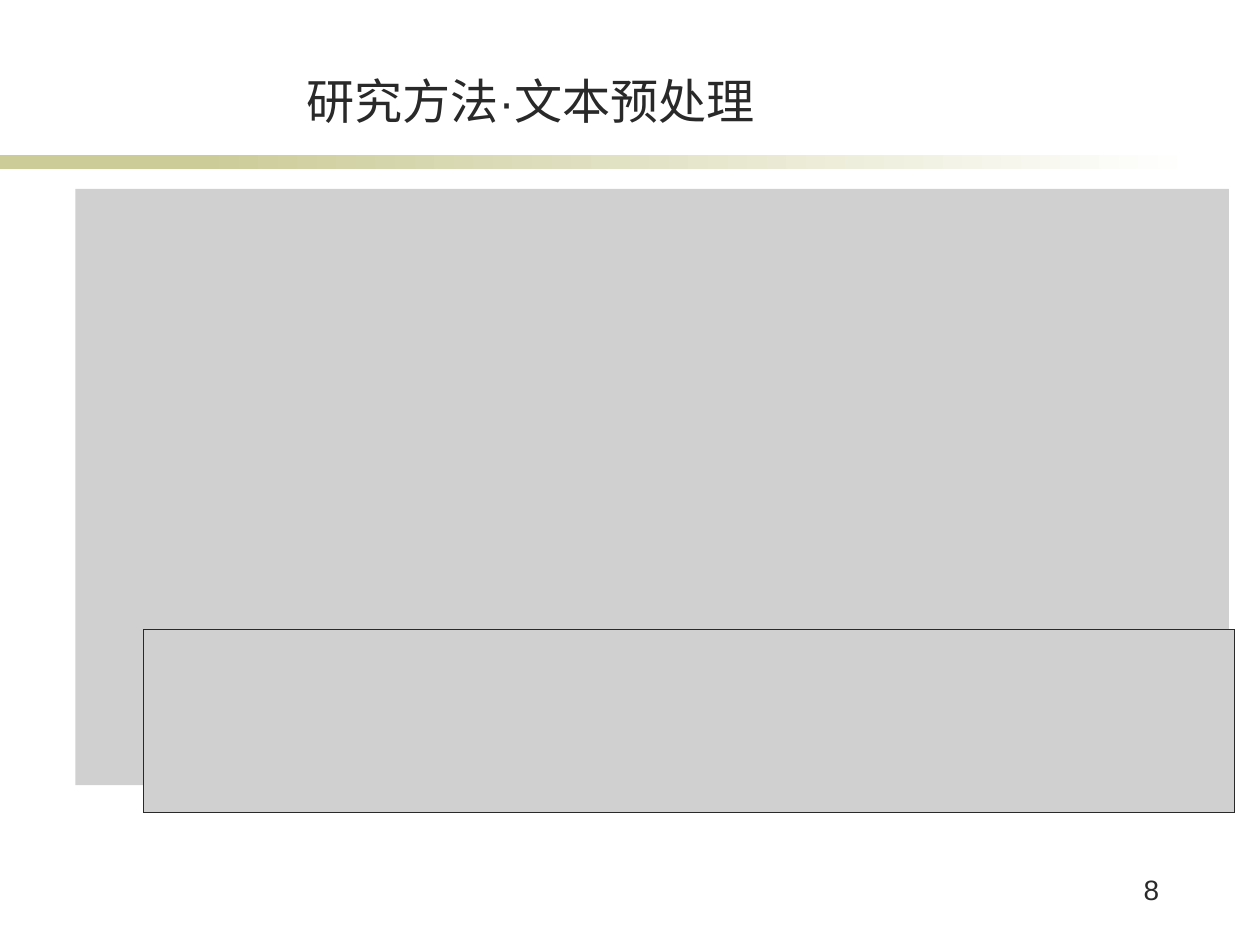
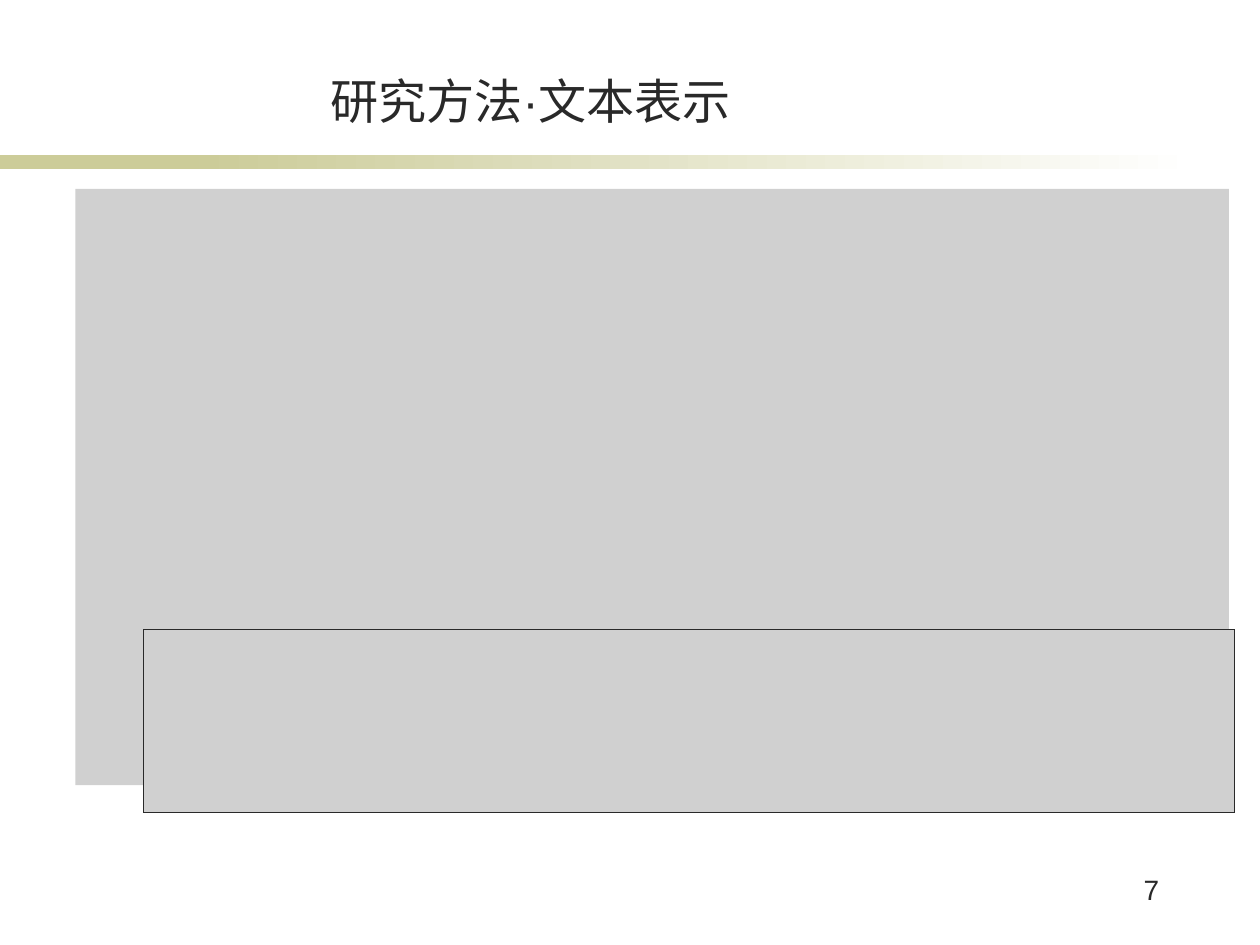
Before and after one commit to XuanBQ/SogouClientsPredict, a slide deck: slide 7 of bq_毕业答辩.pptx (slide 8 before the commit). Drawn at 1260x945 pixels with LibreOffice and Linux fonts; fonts in the diff are those of the drawing; grey boxes stand for pictures; background and template pictures are left out. Boxes give left, top, right and bottom in pixels: in the first picture for what was removed or moved away, otherwise in the second. Text is boxed around its words. In the diff, an @@ line names an element or a change of style, - is before the commit and + after.

```diff
--- a/bq_毕业答辩.pptx
+++ b/bq_毕业答辩.pptx
@@ title at [330, 78, 731, 123]: text changed @@
-研究方法·文本预处理
+研究方法·文本表示
@@ page number at [1144, 880, 1160, 900]: text changed @@
-8
+7
```
Also in this commit, not shown: 3 other slides changed, 1 slide removed, 5 other files.
